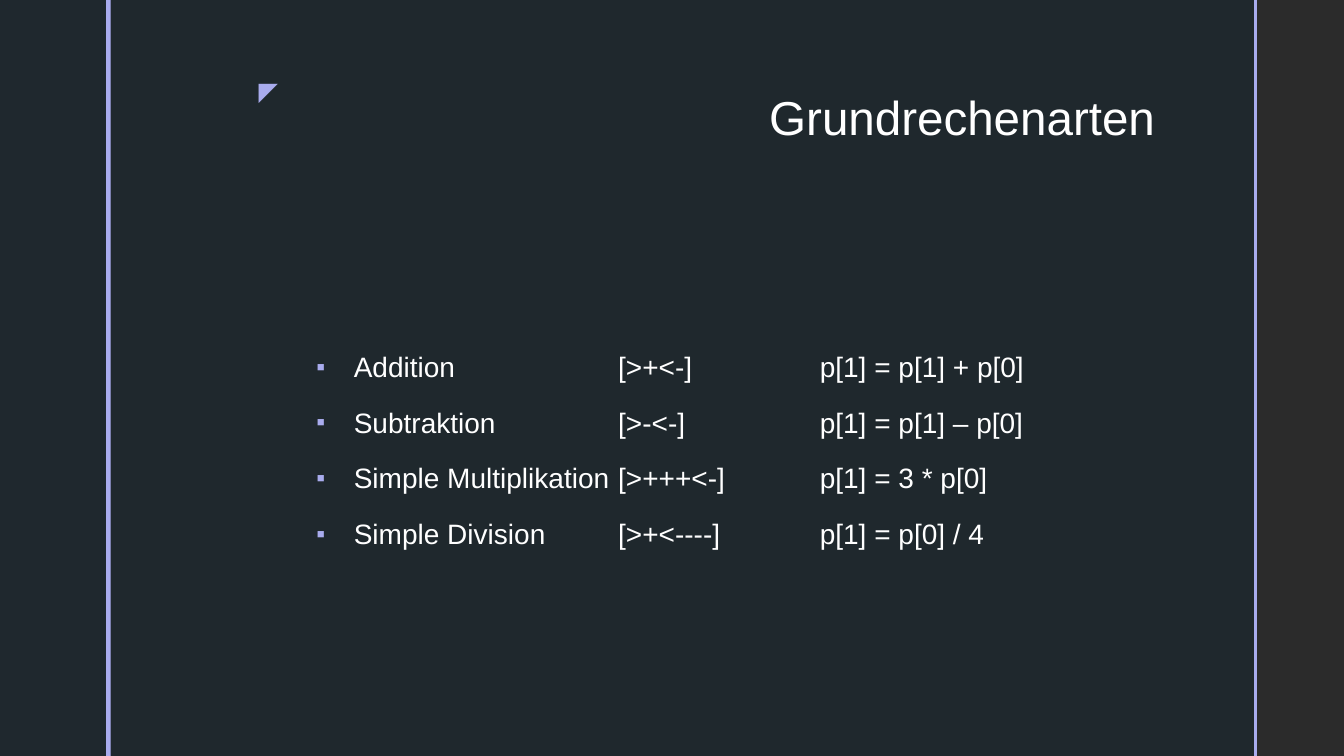
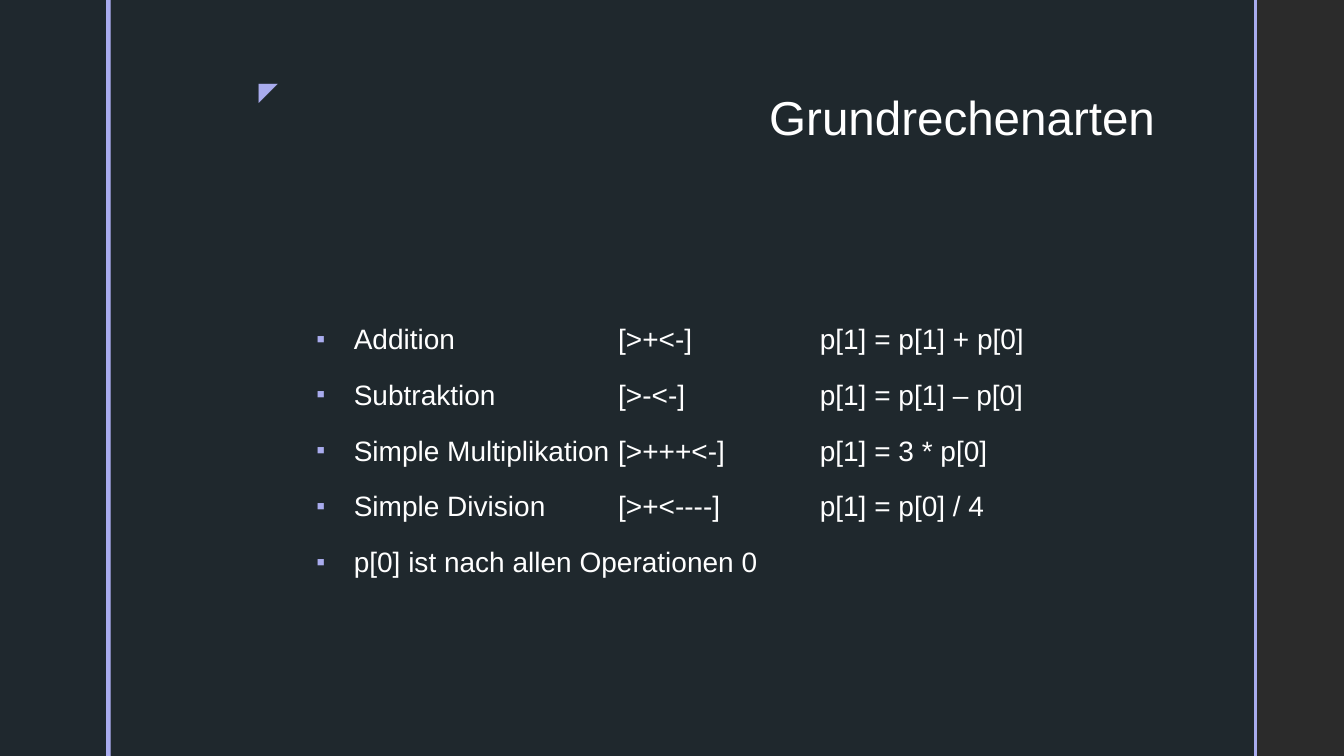
Before and after one commit to tim-fa/eportfolio, a slide deck: slide 6 of Eportfolio.odp. Drawn at 1344x756 pixels with LibreOffice and Linux fonts; fonts in the diff are those of the drawing; background and template pictures are left out; a plain dark background stands for a picture behind light text. Boxes give left, top, right and bottom in pixels: in the first picture for what was removed or moved away, otherwise in the second. Text is boxed around its words. In the diff, an @@ line names an element or a change of style, - is before the commit and + after.

```diff
--- a/Eportfolio.odp
+++ b/Eportfolio.odp
@@ text at bbox=[354, 551, 758, 577]: paragraph added @@
+▪ p[0] ist nach allen Operationen 0
```
Also in this commit, not shown: 3 other slides changed.
